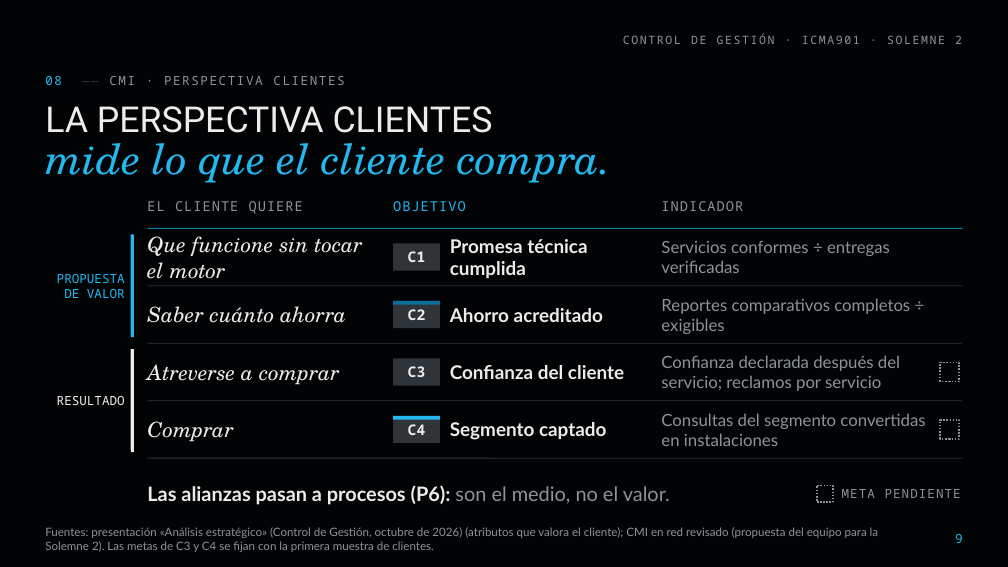
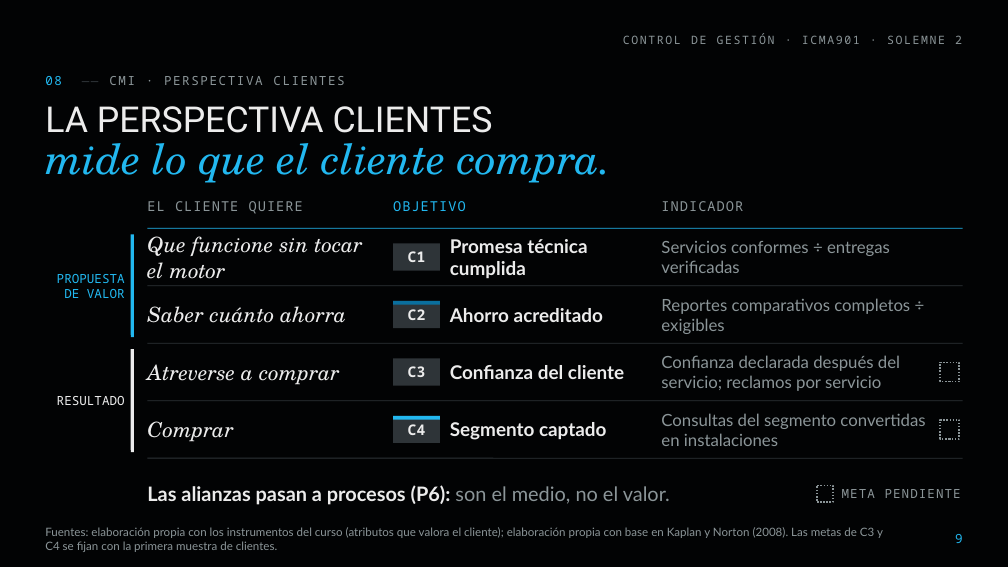
Before and after one commit to diegoaam0109-ux/lumine, a slide deck: slide 9 of solemne-2/Lumine_Solemne2_CMI_Control_de_Gestion.pptx. Drawn at 1008x567 pixels with LibreOffice and Linux fonts; fonts in the diff are those of the drawing; background and template pictures are left out. Boxes give left, top, right and bottom in pixels: in the first picture for what was removed or moved away, otherwise in the second. Text is boxed around its words. In the diff, an @@ line names an element or a change of style, - is before the commit and + after.

```diff
--- a/solemne-2/Lumine_Solemne2_CMI_Control_de_Gestion.pptx
+++ b/solemne-2/Lumine_Solemne2_CMI_Control_de_Gestion.pptx
@@ text at box(45, 527, 883, 552): text changed @@
-Fuentes: presentación «Análisis estratégico» (Control de Gestión, octubre de 2026) (atributos que valora el cliente); CMI en red revisado (propuesta del equipo para la Solemne 2). Las metas de C3 y C4 se fijan con la primera muestra de clientes.
+Fuentes: elaboración propia con los instrumentos del curso (atributos que valora el cliente); elaboración propia con base en Kaplan y Norton (2008). Las metas de C3 y C4 se fijan con la primera muestra de clientes.
```
Also in this commit, not shown: 26 other slides changed, 24 other files.
